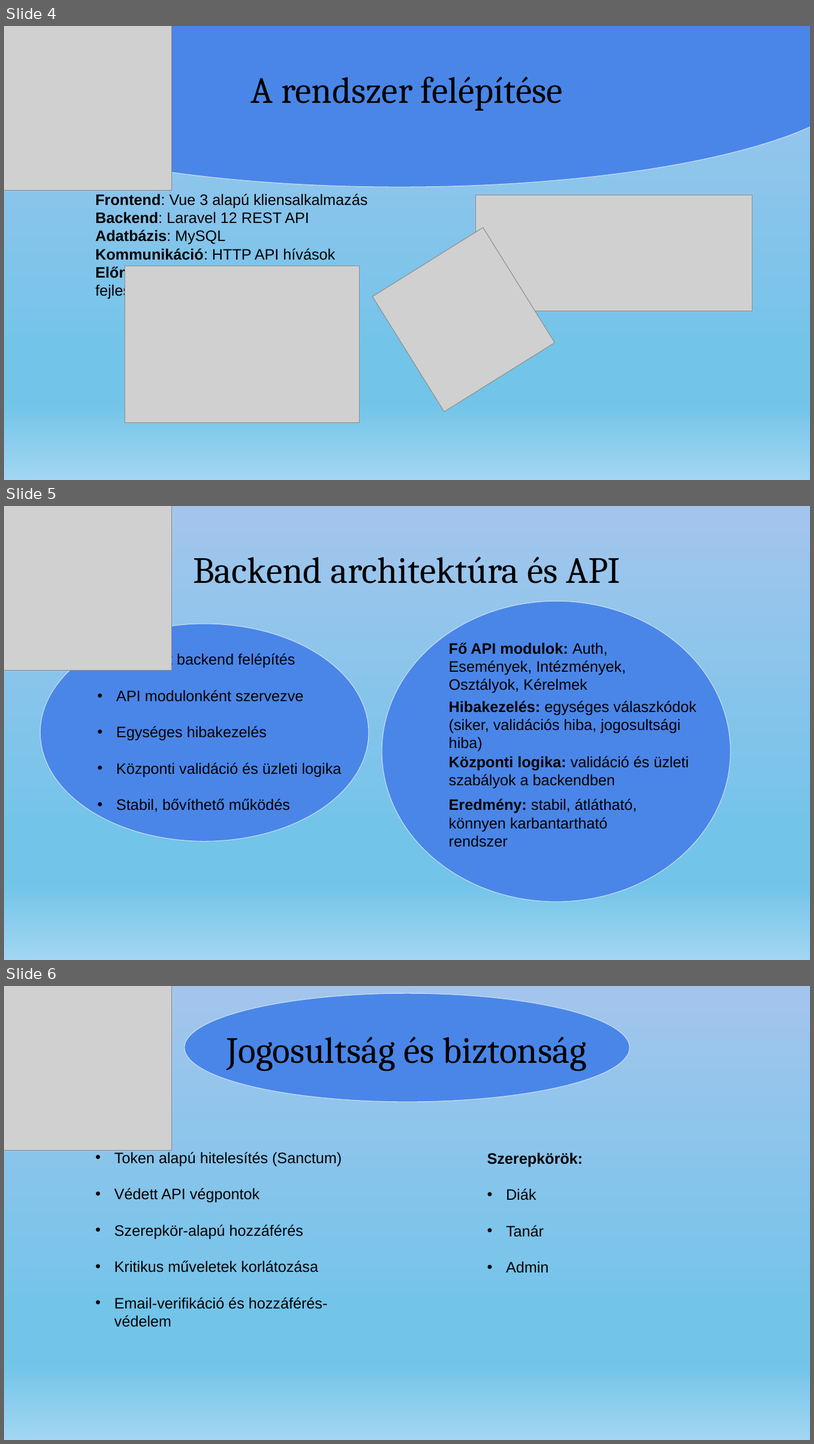
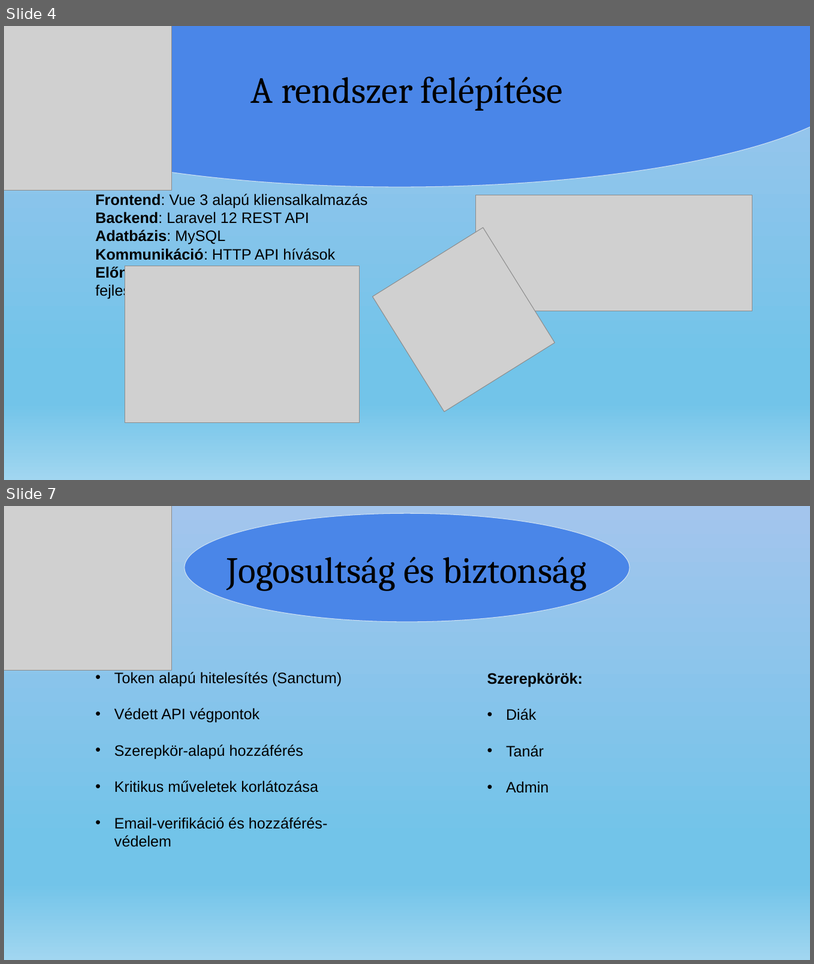
Before and after one commit to nagyls/13_S2_5_vizsgaremek, a slide deck: dokumentumok/Prezentáció_NagyLevedSamuel_TothTamas.pptx. Shown one above the other, each under a label of ours: slides 4, 5 and 6 before the commit, slides 4 and 7 after it; the slides between them are not shown. The pictures are 814x1444 and 814x964 pixels, drawn with LibreOffice and Linux fonts; fonts in the diff are those of the drawing; grey boxes stand for pictures. Boxes give left, top, right and bottom in pixels: in the first picture for what was removed or moved away, otherwise in the second. Text is boxed around its words. In the diff, an @@ line names an element or a change of style, - is before the commit and + after.

```diff
--- a/dokumentumok/Prezentáció_NagyLevedSamuel_TothTamas.pptx
+++ b/dokumentumok/Prezentáció_NagyLevedSamuel_TothTamas.pptx
@@ slide 5 removed at (4,506,810,960), background gradient #A3C5ED to #72C4E9 to #A1D6F0 @@
@@ picture removed at (4,506,171,670) @@
@@ title removed at (193,556,621,583) @@
-Backend architektúra és API
@@ ellipse removed at (382,601,731,901) @@
@@ ellipse removed at (40,624,369,841) @@
@@ text removed at (116,652,342,812) @@
-• Rétegelt backend felépítés
-• API modulonként szervezve
-• Egységes hibakezelés
-• Központi validáció és üzleti logika
-• Stabil, bővíthető működés
@@ group removed at (449,642,697,847): 4 texts @@
-Fő API modulok: Auth, Események, Intézmények, Osztályok, Kérelmek
-Hibakezelés: egységes válaszkódok (siker, validációs hiba, jogosultsági hiba)
-Központi logika: validáció és üzleti szabályok a backendben
-Eredmény: stabil, átlátható, könnyen karbantartható rendszer
@@ what was slide 6 is now slide 7 @@
```
Also in this commit, not shown: 5 slides changed, 2 slides added.
